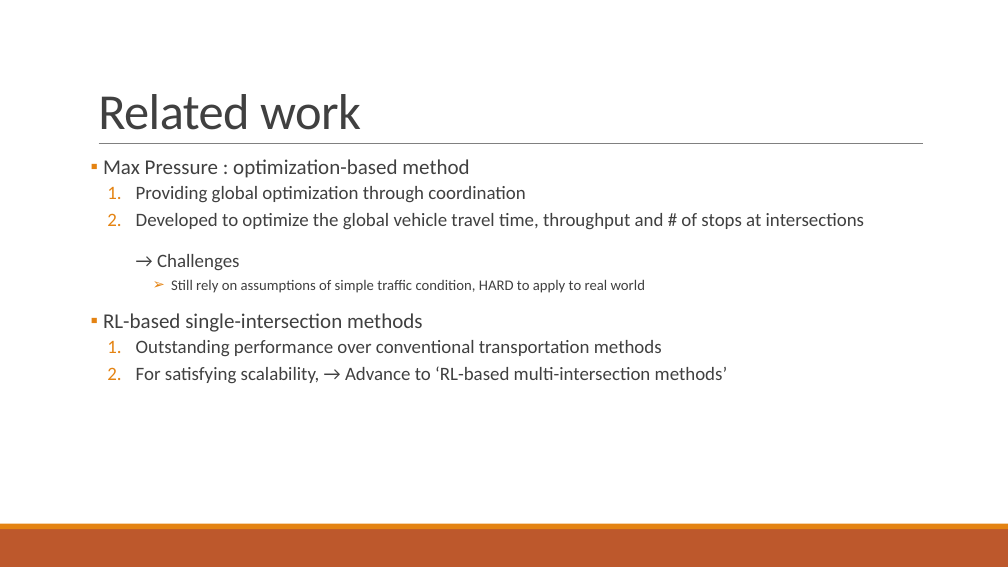
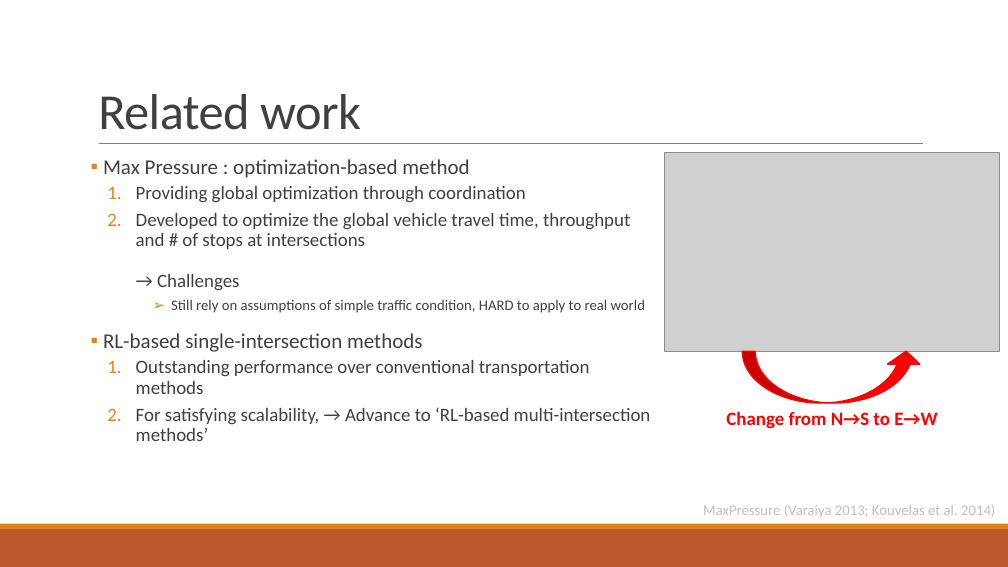
Before and after one commit to 3neutronstar/traffic-optimization_RL, a slide deck: slide 17 of 1st_Seminar(강민수).pptx. Drawn at 1008x567 pixels with LibreOffice and Linux fonts; fonts in the diff are those of the drawing; grey boxes stand for pictures. Boxes give left, top, right and bottom in pixels: in the first picture for what was removed or moved away, otherwise in the second. Text is boxed around its words. In the diff, an @@ line names an element or a change of style, - is before the commit and + after.

```diff
--- a/1st_Seminar(강민수).pptx
+++ b/1st_Seminar(강민수).pptx
@@ text "Max Pressure : optimization-based method" rewrapped from (103,159,864,383) to (103,159,651,441) @@
@@ picture added at (665,153,1000,352) @@
@@ curved up arrow added at (743,352,923,404), fill #FF0000, outline #FF0000 1.25 pt @@
@@ text added at (726,411,937,429), 18 pt, text #FF0000, bold @@
+Change from N→S to E→W
@@ text added at (703,505,995,517), 14 pt, text #BFBFBF @@
+MaxPressure (Varaiya 2013; Kouvelas et al. 2014)
```
Also in this commit, not shown: 9 other slides changed, 10 slides added, 3 slides removed, 2 other files.
